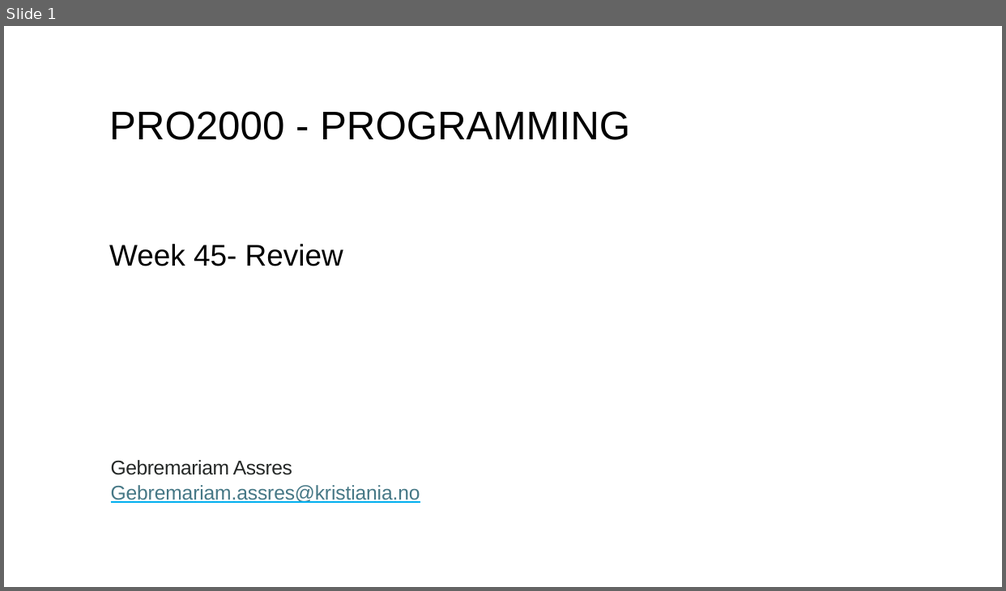
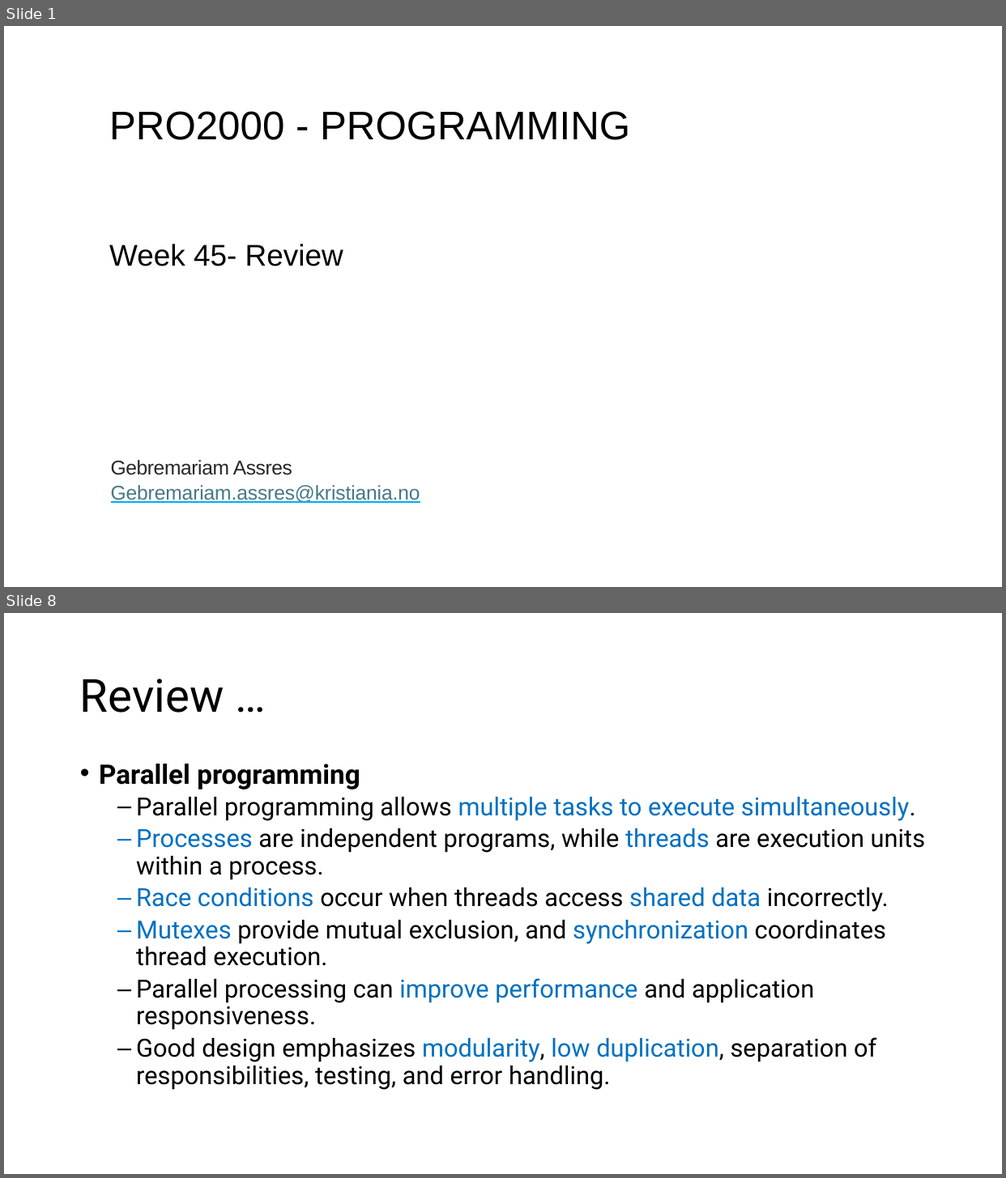
Before and after one commit to mesfinassres/Courses, a slide deck: PRO2000_Programming/Week 45-Review.pptx. Shown one above the other, each under a label of ours: slide 1 before the commit, slides 1 and 8 after it; the slides between them are not shown. The pictures are 1006x591 and 1006x1178 pixels, drawn with LibreOffice and Linux fonts; fonts in the diff are those of the drawing. Boxes give left, top, right and bottom in pixels: in the first picture for what was removed or moved away, otherwise in the second. Text is boxed around its words. In the diff, an @@ line names an element or a change of style, - is before the commit and + after.

```diff
--- a/PRO2000_Programming/Week 45-Review.pptx
+++ b/PRO2000_Programming/Week 45-Review.pptx
@@ slide 8 added at (4,613,1002,1174), background #FFFFFF @@
@@ title added at (80,679,224,713), 44 pt, text #000000 @@
+Review …
@@ text added at (99,764,925,1090), 24.1 pt, text #000000 @@
+• Parallel programming
+  – Parallel programming allows multiple tasks to execute simultaneously.
+  – Processes are independent programs, while threads are execution units within a process.
+  – Race conditions occur when threads access shared data incorrectly.
+  – Mutexes provide mutual exclusion, and synchronization coordinates thread execution.
+  – Parallel processing can improve performance and application responsiveness.
+  – Good design emphasizes modularity, low duplication, separation of responsibilities, testing, and error handling.
```
Also in this commit, not shown: 2 slides changed, 7 other slides added, 1 slide removed.
